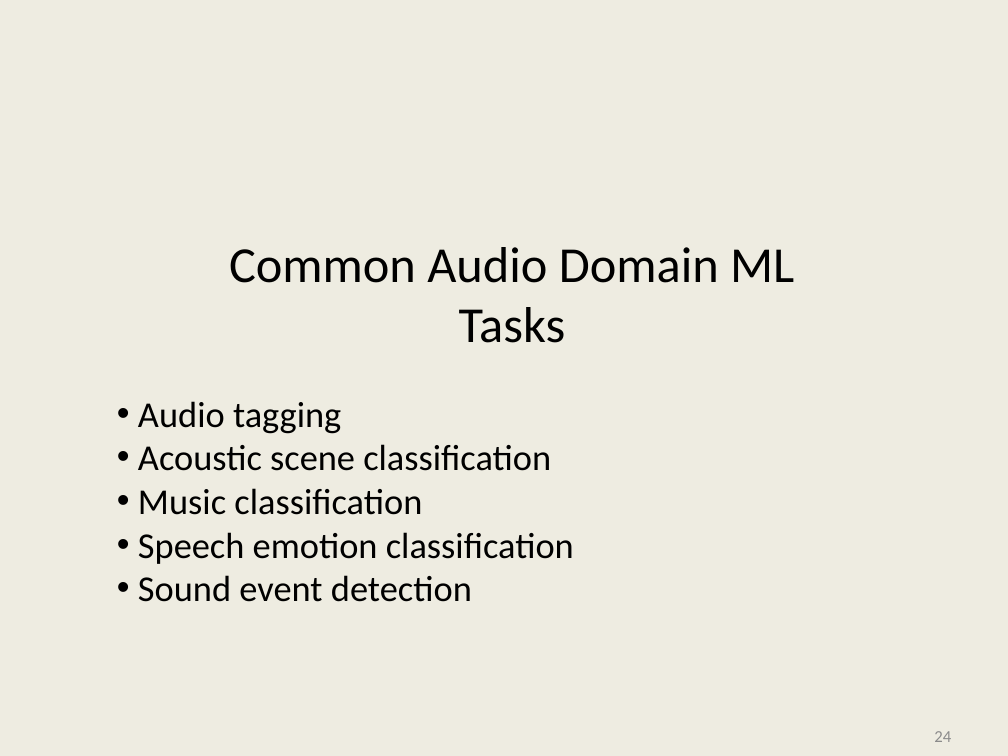
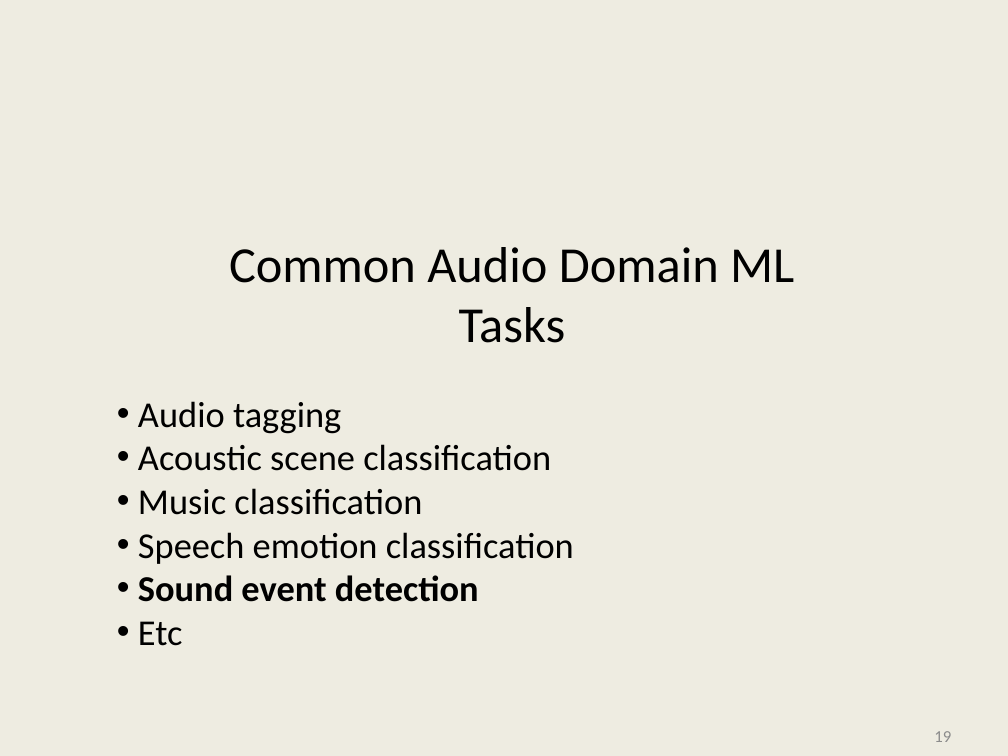
Before and after one commit to kriventsov/kaggle-2020-Cornell-Birdcall-Identification-presentation, a slide deck: slide 19 of Cornell Birdcall.pptx (slide 24 before the commit). Drawn at 1008x756 pixels with LibreOffice and Linux fonts; fonts in the diff are those of the drawing; background and template pictures are left out. Boxes give left, top, right and bottom in pixels: in the first picture for what was removed or moved away, otherwise in the second. Text is boxed around its words. In the diff, an @@ line names an element or a change of style, - is before the commit and + after.

```diff
--- a/Cornell Birdcall.pptx
+++ b/Cornell Birdcall.pptx
@@ text at [138,575,479,602]: bold on in "Sound event detection" @@
@@ text at [138,621,183,646]: paragraph added @@
+• Etc
@@ page number at [934,731,951,742]: text changed @@
-24
+19
```
Also in this commit, not shown: 13 other slides changed, 4 slides added, 1 slide removed.
